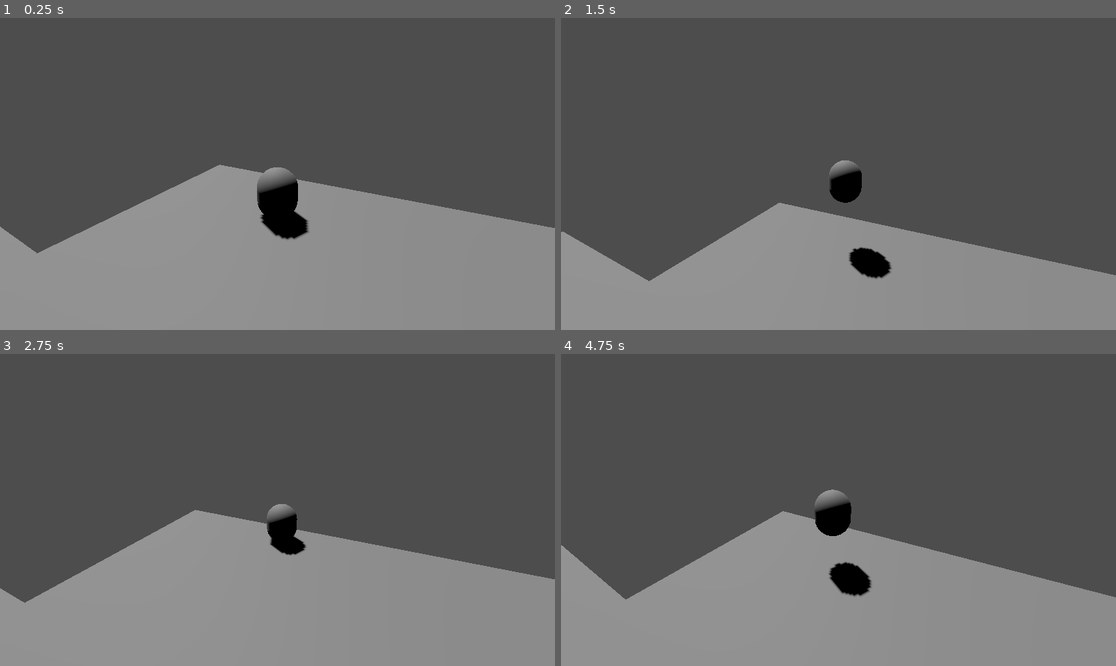
Above: before the commit, frames 1-4 (two rows, left to right).
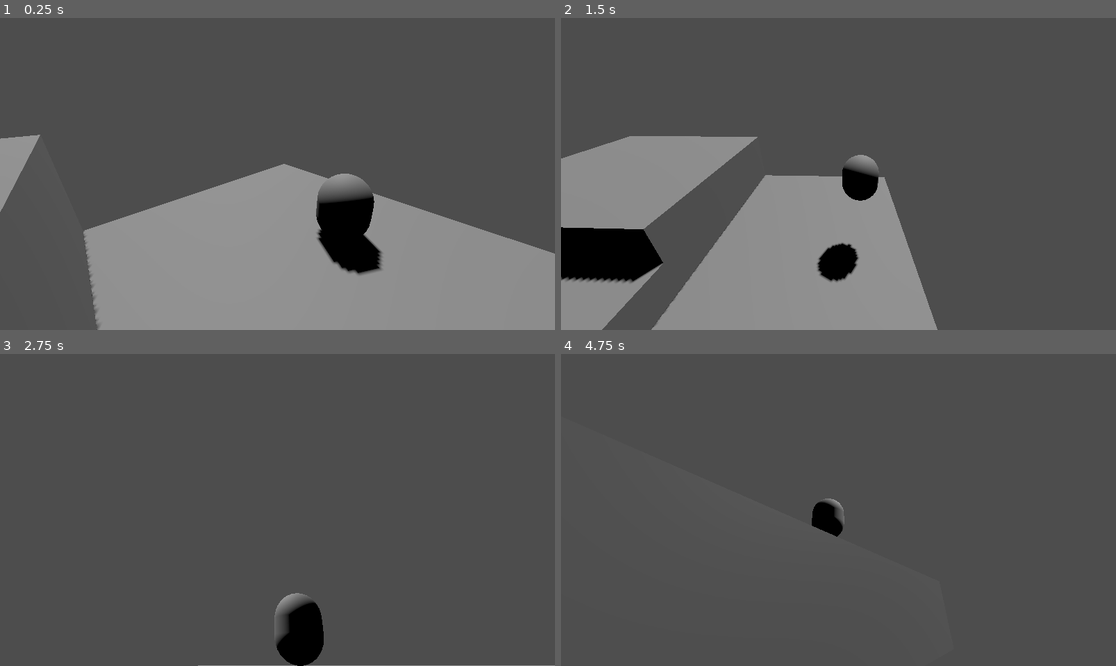
Above: after the commit, the same moments.

Repository: stinkykittens/bad-oinks-3d
Game: Godot game, scene res://maps/test_map.tscn
Same seed, same stepped clock (60 frames per second), same inputs: the game is played once before the commit and once after it. The project has no main scene, so this scene is started directly.
Inputs (mouse positions are in pixels of both pictures, inside the frame that each line leads up to):
- Up to frame 1 (0.25 s): no input
- Up to frame 2 (1.5 s): move the mouse to (960, 158) at 0.52 s; hold D (move_right) 0.53-1.28 s; tap Down (rotate_camera_down, bound only after the commit) at 0.6 s; tap Space (jump) at 0.77 s; tap Left (rotate_camera_left, bound only after the commit) at 0.8, 1.35 s; move the mouse to (727, 189) at 1.27 s; hold S (move_down) from 1.28 s (still down)
- Up to frame 3 (2.75 s): tap Space (jump) at 1.52 s; tap Right (rotate_camera_right, bound only after the commit) at 1.55, 2.1 s; move the mouse to (333, 441) at 2.02 s; release S (move_down) at 2.03 s; hold D (move_right) from 2.03 s (still down); tap Up (rotate_camera_up, bound only after the commit) at 2.3 s
- Up to frame 4 (4.75 s): move the mouse to (810, 572) at 2.77 s; release D (move_right) at 2.78 s; hold W (move_up) 2.78-3.53 s; tap Up (rotate_camera_up, bound only after the commit) at 2.85 s; tap Space (jump) at 3.02, 3.77, 4.52 s; tap Down (rotate_camera_down, bound only after the commit) at 3.05, 3.6 s; move the mouse to (1005, 556) at 3.52 s; hold A (move_left) from 3.53 s (still down); tap Left (rotate_camera_left, bound only after the commit) at 3.8, 4.35 s; move the mouse to (672, 463) at 4.27 s; tap Right (rotate_camera_right, bound only after the commit) at 4.55 s

The runs differ from the first frame. In frame 1, 12% of the frame differs, in the area x 0-100%, y 37-100%; in frame 2, 25%; in frame 3, 37%, in the area x 0-100%, y 48-100%; in frame 4, 35%.

Commit message:
Add controllable CameraController and look at rotation smoothing

Diff:
--- a/camera/camera_controller.gd
+++ b/camera/camera_controller.gd
@@ -3,8 +3,8 @@
 
 
 @export var distance := 6.0
-@export var zoom_out_speed := 6.0
-
+@export var zoom_out_speed := 4.0
+@export var camera_rotation_smoothing_speed := 4.0
 
 @onready var camera_pivot: Node3D = $CameraPivot
 @onready var camera: Camera3D = $CameraPivot/Camera3D
@@ -40,7 +40,9 @@
 	camera_pivot.position = Vector3.BACK * _camera_distance
 	if ray_cast.is_colliding():
 		camera_pivot.global_position += ray_cast.get_collision_normal() * camera.near
-	camera.look_at(look_at_position)
+
+	camera.global_transform = camera.global_transform.interpolate_with(camera.global_transform.looking_at(look_at_position), camera_rotation_smoothing_speed * delta)
+	camera.global_rotation.z = 0
 
 
 func _calculate_position(targets: Array, _look_at: bool) -> Vector3:
--- a/camera/camera_controller.tscn
+++ b/camera/camera_controller.tscn
@@ -1,9 +1,10 @@
 [gd_scene format=3 uid="uid://bvp16cla6ec4w"]
 
-[ext_resource type="Script" uid="uid://bw1wwnbcdpqn3" path="res://camera/camera_controller.gd" id="1_f7q7e"]
+[ext_resource type="Script" uid="uid://y0yws5rm841j" path="res://camera/camera_controller_orbit.gd" id="1_f7q7e"]
 
 [node name="CameraController" type="Node3D" unique_id=1435488868]
 script = ExtResource("1_f7q7e")
+camera_rotation_smoothing_speed = 1.0
 
 [node name="CameraPivot" type="Node3D" parent="." unique_id=1279415529]
 
--- /dev/null
+++ b/camera/camera_controller_orbit.gd
@@ -0,0 +1,24 @@
+extends CameraController
+
+@export var rotation_speed := 32.0
+@export var mouse_sensitivity := 0.3
+@export var rotation_range := Vector2(-45, 45)
+
+
+func _process(delta: float) -> void:
+	var input: Vector2
+	input.x = Input.get_axis("rotate_camera_left", "rotate_camera_right")
+	input.y = Input.get_axis("rotate_camera_up", "rotate_camera_down")
+
+	rotation_degrees.x += input.y * rotation_speed * delta;
+	rotation_degrees.x = clamp(rotation_degrees.x, rotation_range.x, rotation_range.y)
+	rotation_degrees.y += input.x * rotation_speed * delta;
+	rotation_degrees.y = wrapf(rotation_degrees.y, 0, 360)
+
+
+func _unhandled_input(event):
+	if event is InputEventMouseMotion:
+		rotation_degrees.x -= event.relative.y * mouse_sensitivity;
+		rotation_degrees.x = clamp(rotation_degrees.x, rotation_range.x, rotation_range.y)
+		rotation_degrees.y -= event.relative.x * mouse_sensitivity;
+		rotation_degrees.y = wrapf(rotation_degrees.y, 0, 360)
--- a/character/player/player.tscn
+++ b/character/player/player.tscn
@@ -2,6 +2,7 @@
 
 [ext_resource type="Script" uid="uid://ca8ghpf4vpfhr" path="res://character/player/player.gd" id="1_8eijk"]
 [ext_resource type="Script" uid="uid://dy051qol674nr" path="res://camera/camera_target.gd" id="1_y0s34"]
+[ext_resource type="PackedScene" uid="uid://bvp16cla6ec4w" path="res://camera/camera_controller.tscn" id="2_gtsfv"]
 
 [sub_resource type="CapsuleMesh" id="CapsuleMesh_hmqog"]
 height = 1.3
@@ -21,7 +22,12 @@
 transform = Transform3D(1, 0, 0, 0, 1, 0, 0, 0, 1, 0, 0.6289198, 0)
 shape = SubResource("CapsuleShape3D_y0s34")
 
-[node name="CameraTarget" type="Node3D" parent="." unique_id=1713415133]
+[node name="Camera" type="Node3D" parent="." unique_id=1716377478]
+
+[node name="CameraController" parent="Camera" unique_id=1435488868 instance=ExtResource("2_gtsfv")]
+transform = Transform3D(0.42415205, 0.35958108, -0.83114165, -1.4901161e-08, 0.9177893, 0.39706784, 0.90559095, -0.16841711, 0.3892822, 0, 0, 0)
+
+[node name="CameraTarget" type="Node3D" parent="Camera" unique_id=1713415133]
 transform = Transform3D(1, 0, 0, 0, 1, 0, 0, 0, 1, 0, 1.1566404, 0)
 script = ExtResource("1_y0s34")
 _start_active = true
@@ -30,7 +36,7 @@
 interpolate = true
 metadata/_custom_type_script = "uid://dy051qol674nr"
 
-[node name="CameraTargetLookAt" type="Node3D" parent="." unique_id=457435804]
+[node name="CameraTargetLookAt" type="Node3D" parent="Camera" unique_id=457435804]
 transform = Transform3D(1, 0, 0, 0, 1, 0, 0, 0, 1, 0, 1.1566404, 0)
 script = ExtResource("1_y0s34")
 _start_active = true
--- a/maps/test_map.tscn
+++ b/maps/test_map.tscn
@@ -1,7 +1,7 @@
 [gd_scene format=3 uid="uid://dfda34lajjt1"]
 
 [ext_resource type="PackedScene" uid="uid://0w3gmrmdecqn" path="res://character/player/player.tscn" id="1_6slyc"]
-[ext_resource type="PackedScene" uid="uid://bvp16cla6ec4w" path="res://camera/camera_controller.tscn" id="2_b71ab"]
+[ext_resource type="Script" uid="uid://dy051qol674nr" path="res://camera/camera_target.gd" id="2_b71ab"]
 
 [node name="TestMap" type="Node3D" unique_id=425170494]
 
@@ -28,5 +28,10 @@
 [node name="Player" parent="." unique_id=153297718 instance=ExtResource("1_6slyc")]
 transform = Transform3D(1, 0, 0, 0, 1, 0, 0, 0, 1, 3.6947079, 0.5000005, -2.2088194)
 
-[node name="CameraController" parent="." unique_id=1435488868 instance=ExtResource("2_b71ab")]
-transform = Transform3D(0.42415205, 0.35958108, -0.83114165, -1.4901161e-08, 0.9177893, 0.39706784, 0.90559095, -0.16841711, 0.3892822, 0, 0, 0)
+[node name="CameraTarget" type="Node3D" parent="." unique_id=575704390]
+transform = Transform3D(1, 0, 0, 0, 1, 0, 0, 0, 1, -3, 3, -3)
+script = ExtResource("2_b71ab")
+_start_active = true
+influence_position = 0.0
+influence_look_at = 4.0
+metadata/_custom_type_script = "uid://dy051qol674nr"
--- a/project.godot
+++ b/project.godot
@@ -41,6 +41,26 @@
 "events": [Object(InputEventKey,"resource_local_to_scene":false,"resource_name":"","device":-1,"window_id":0,"alt_press …(191 unchanged characters)…
 ]
 }
+rotate_camera_left={
+"deadzone": 0.2,
+"events": [Object(InputEventKey,"resource_local_to_scene":false,"resource_name":"","device":-1,"window_id":0,"alt_pressed":false,"shift_pressed":false,"ctrl_pressed":false,"meta_pressed":false,"pressed":false,"keycode":0,"physical_keycode":4194319,"key_label":0,"unicode":0,"location":0,"echo":false,"script":null)
+]
+}
+rotate_camera_right={
+"deadzone": 0.2,
+"events": [Object(InputEventKey,"resource_local_to_scene":false,"resource_name":"","device":-1,"window_id":0,"alt_pressed":false,"shift_pressed":false,"ctrl_pressed":false,"meta_pressed":false,"pressed":false,"keycode":0,"physical_keycode":4194321,"key_label":0,"unicode":0,"location":0,"echo":false,"script":null)
+]
+}
+rotate_camera_up={
+"deadzone": 0.2,
+"events": [Object(InputEventKey,"resource_local_to_scene":false,"resource_name":"","device":-1,"window_id":0,"alt_pressed":false,"shift_pressed":false,"ctrl_pressed":false,"meta_pressed":false,"pressed":false,"keycode":0,"physical_keycode":4194320,"key_label":0,"unicode":0,"location":0,"echo":false,"script":null)
+]
+}
+rotate_camera_down={
+"deadzone": 0.2,
+"events": [Object(InputEventKey,"resource_local_to_scene":false,"resource_name":"","device":-1,"window_id":0,"alt_pressed":false,"shift_pressed":false,"ctrl_pressed":false,"meta_pressed":false,"pressed":false,"keycode":0,"physical_keycode":4194322,"key_label":0,"unicode":0,"location":0,"echo":false,"script":null)
+]
+}
 
 [layer_names]
 
Not shown, added: camera/camera_controller_orbit.gd.uid
